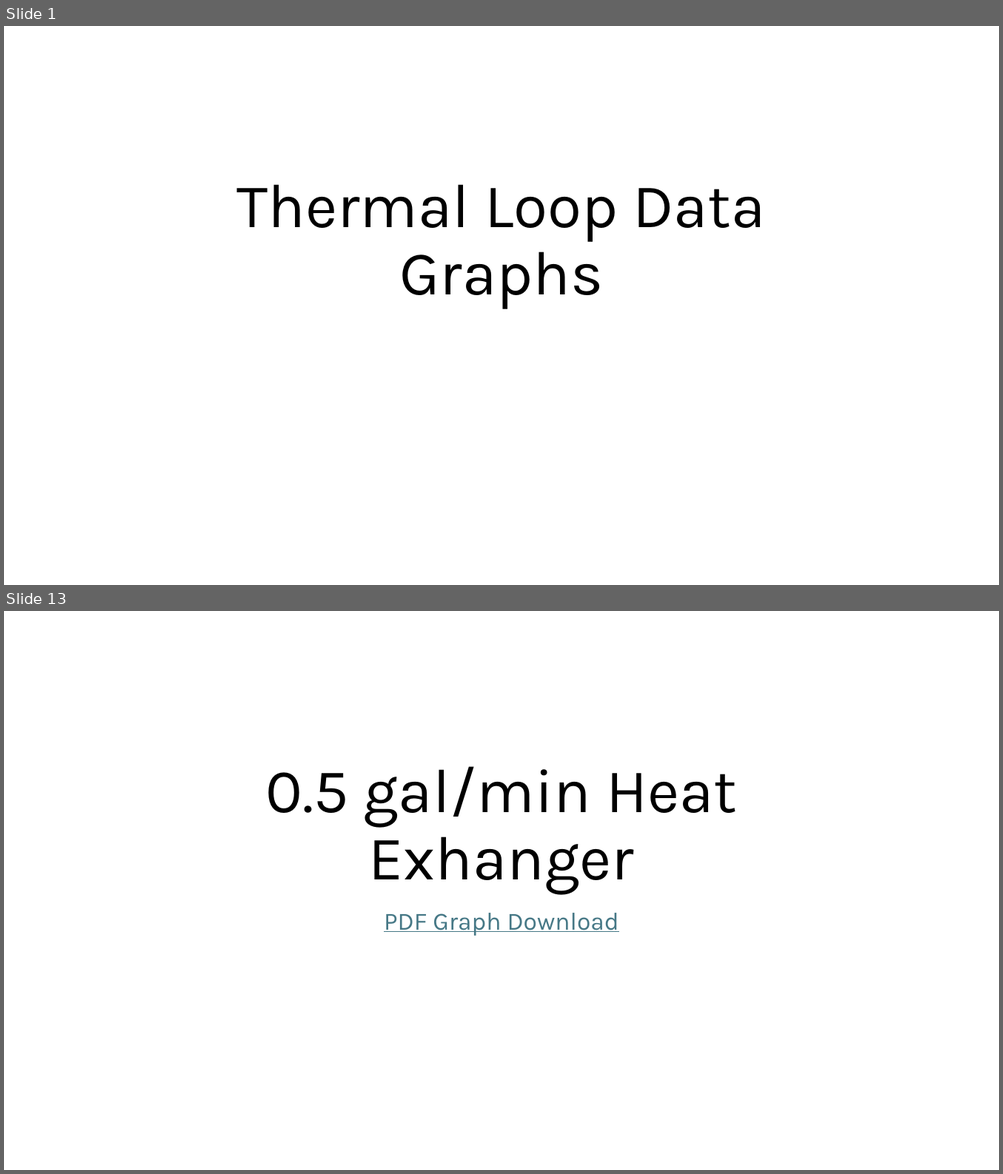
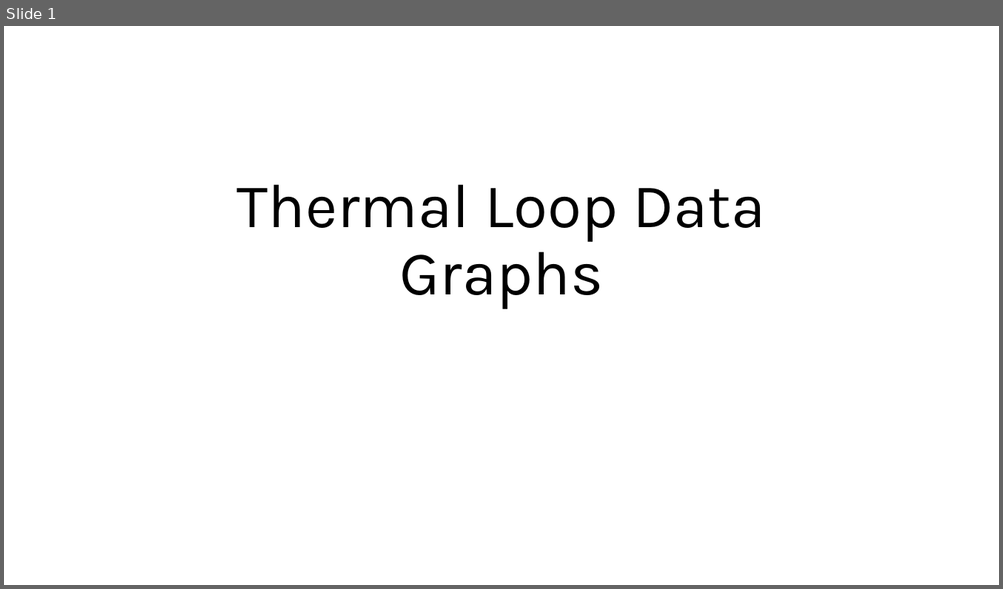
Before and after one commit to ARTS-Laboratory/thermal-loop, a slide deck: resources/Thermal_loop_data/Thermal Loop Data Graphs.pptx. Shown one above the other, each under a label of ours: slides 1 and 13 before the commit, slide 1 after it; the slides between them are not shown. The pictures are 1003x1174 and 1003x589 pixels, drawn with LibreOffice and Linux fonts; fonts in the diff are those of the drawing. Boxes give left, top, right and bottom in pixels: in the first picture for what was removed or moved away, otherwise in the second. Text is boxed around its words. In the diff, an @@ line names an element or a change of style, - is before the commit and + after.

```diff
--- a/resources/Thermal_loop_data/Thermal Loop Data Graphs.pptx
+++ b/resources/Thermal_loop_data/Thermal Loop Data Graphs.pptx
@@ slide 13 removed at box(4, 611, 999, 1170), background #FFFFFF @@
@@ title removed at box(265, 766, 737, 894) @@
-0.5 gal/min Heat Exhanger
@@ subtitle removed at box(384, 913, 619, 936) @@
-PDF Graph Download
```
Also in this commit, not shown: 6 slides changed, 15 other slides removed.
